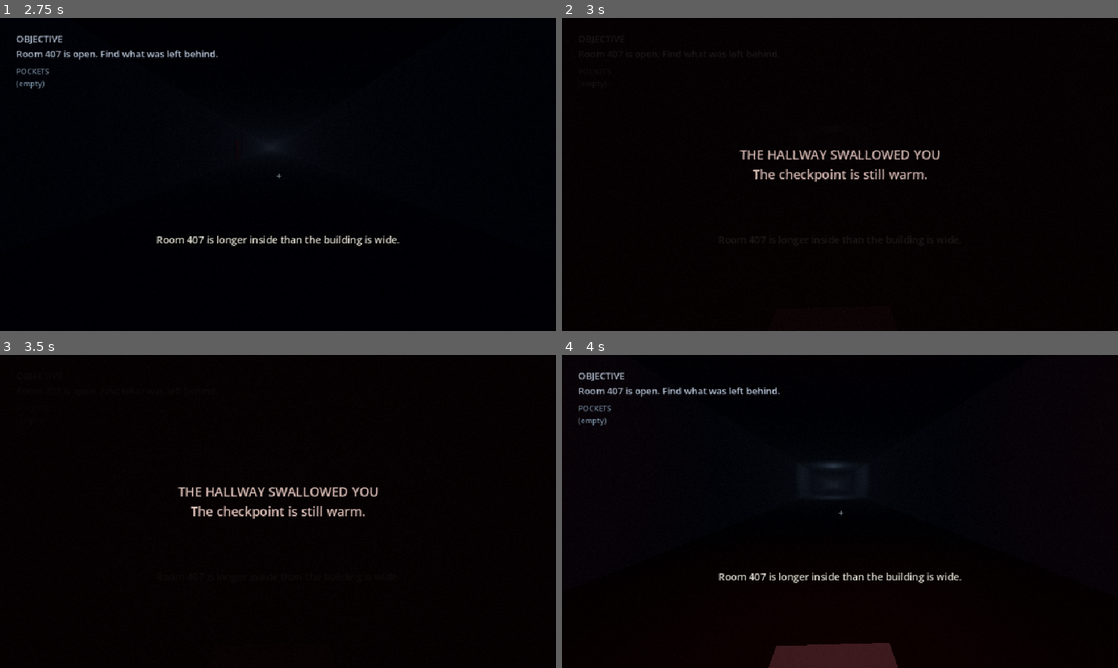
Above: before the commit, frames 1-4 (two rows, left to right).
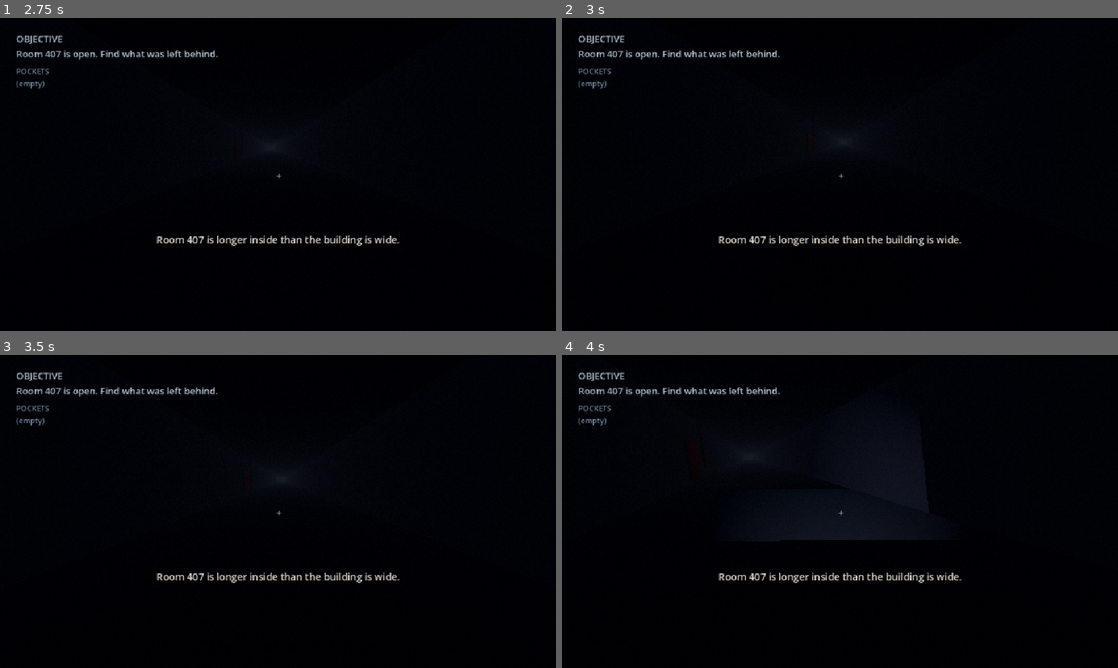
Above: after the commit, the same moments.

Repository: JasonTM17/Horror_Game_Funny
Game: Godot game, scene res://tests/checkpoint-layout-test.tscn
The game is run twice, just before and just after one commit, with the same random seed, the same clock (stepped at 60 frames per second) and the same inputs. This scene is started directly instead of the project's main scene.
Inputs (mouse positions are in pixels of both pictures, inside the frame that each line leads up to):
- Up to frame 1 (2.75 s): tap Enter at 0.5 s; move the mouse to (305, 174) at 0.52 s; hold F (flashlight) 0.53-1.28 s; hold W (move_forward) from 0.53 s (still down); tap Space at 1.25 s; move the mouse to (250, 174) at 1.27 s; tap E (interact) at 1.35 s; move the mouse to (289, 168) at 2.02 s; hold Backspace (show_objective) from 2.03 s (still down)
- Up to frame 2 (3 s): keep holding W (move_forward); tap Enter at 2.75 s; move the mouse to (834, 180) at 2.77 s; release Backspace (show_objective) at 2.78 s; tap Shift (sprint) at 2.85 s
- Up to frame 3 (3.5 s): keep holding W (move_forward)
- Up to frame 4 (4 s): move the mouse to (1006, 558) at 3.52 s; release W (move_forward) at 3.53 s; hold A (move_left) from 3.53 s (still down); hold F (flashlight) from 3.53 s (still down)

Frame 1 is identical in both runs. In frame 2, 2.6% of the frame differs, in the area x 2-72%, y 5-73%; in frame 3, 2.7%; in frame 4, 3.1%, in the area x 33-64%, y 31-100%.

Commit message:
fix(chase): bound entity search and align floor body

Diff:
--- a/scripts/world/chase-entity.gd
+++ b/scripts/world/chase-entity.gd
@@ -2,6 +2,15 @@
 
 @export var speed := 3.0
 @export var detection_range := 24.0
+@export var stalk_speed_multiplier := 0.38
+@export var lost_speed_multiplier := 0.55
+@export var search_speed_multiplier := 0.3
+@export var appear_duration := 0.7
+@export var stalk_duration := 1.0
+@export var lost_target_duration := 1.6
+@export var search_duration := 2.4
+@export_range(1, 8, 1) var max_search_cycles := 2
+
 var target: Node3D
 var active := false
 var _director: Node
@@ -13,11 +22,13 @@
 var _agent: NavigationAgent3D
 var _los_timer := 0.0
 var _target_visible := true
+var _search_cycles := 0
 
 func setup(player: Node3D, director: Node) -> void:
 	target = player
 	_director = director
 	state = State.DORMANT
+	_last_target_position = player.global_position
 	_agent = NavigationAgent3D.new()
 	_agent.path_desired_distance = 0.6
 	_agent.target_desired_distance = 1.0
@@ -25,19 +36,31 @@
 	add_child(_agent)
 
 func start_chase() -> void:
+	if active and state != State.DESPAWN:
+		return
 	active = true
+	visible = true
+	velocity = Vector3.ZERO
+	_search_cycles = 0
+	_los_timer = 0.0
+	if is_instance_valid(target):
+		_last_target_position = target.global_position
 	if state == State.DESPAWN:
 		state = State.DORMANT
 	_transition_to(State.APPEAR)
 
 func stop_chase() -> void:
 	active = false
+	visible = false
 	_transition_to(State.DESPAWN)
+	velocity = Vector3.ZERO
 
 func _physics_process(delta: float) -> void:
 	if not active or not is_instance_valid(target):
+		velocity = Vector3.ZERO
 		return
 	if target.global_position.z > WorldLayout.CHASE_TRIGGER_Z + 25.0:
+		velocity = Vector3.ZERO
 		if _director != null:
 			_director.fail_chase()
 		return
@@ -45,38 +68,91 @@
 		stop_chase()
 		return
 	_state_time += delta
+	_update_visibility(delta)
+	_advance_state()
+	if state == State.DORMANT or state == State.APPEAR or state == State.DESPAWN:
+		velocity = Vector3.ZERO
+		_face_position(target.global_position)
+		return
+	var destination := _movement_destination()
+	_move_toward(destination, _movement_speed())
+	if (state == State.STALK or state == State.CHASE) and global_position.distance_to(target.global_position) < 1.25 and _director != null:
+		_director.fail_chase()
+
+func _update_visibility(delta: float) -> void:
 	_los_timer -= delta
-	if _los_timer <= 0.0:
-		_los_timer = 0.2
-		_target_visible = _has_line_of_sight()
-	if state == State.APPEAR and _state_time > 0.7:
-		_transition_to(State.STALK)
-	if state == State.STALK and _state_time > 1.0:
-		_transition_to(State.CHASE)
-	if state == State.LOST_TARGET and _state_time > 1.6:
-		_transition_to(State.SEARCH)
-	if state == State.DESPAWN:
-		return
-	var offset := target.global_position - global_position
-	if _target_visible:
+	if _los_timer > 0.0:
+		return
+	_los_timer = 0.2
+	_target_visible = _has_line_of_sight()
+	var target_is_detectable := global_position.distance_to(target.global_position) <= detection_range
+	if _target_visible and (state == State.APPEAR or state == State.STALK or state == State.CHASE or target_is_detectable):
 		_last_target_position = target.global_position
-	if state == State.CHASE and (not _target_visible or offset.length() > detection_range):
-		_transition_to(State.LOST_TARGET)
-	if state == State.SEARCH:
-		offset = _last_target_position - global_position
-	elif _navigation_ready():
-		_agent.target_position = target.global_position
+
+func _advance_state() -> void:
+	var target_distance := global_position.distance_to(target.global_position)
+	match state:
+		State.APPEAR:
+			if _state_time >= appear_duration:
+				_transition_to(State.STALK)
+		State.STALK:
+			if _state_time >= stalk_duration:
+				_transition_to(State.CHASE)
+		State.CHASE:
+			if not _target_visible or target_distance > detection_range:
+				_transition_to(State.LOST_TARGET)
+		State.LOST_TARGET:
+			if _target_visible and target_distance <= detection_range:
+				_transition_to(State.CHASE)
+			elif _state_time >= lost_target_duration:
+				_transition_to(State.SEARCH)
+		State.SEARCH:
+			if _target_visible and target_distance <= detection_range:
+				_transition_to(State.CHASE)
+			elif _state_time >= search_duration:
+				if _search_cycles >= maxi(1, max_search_cycles):
+					_transition_to(State.DESPAWN)
+				else:
+					_transition_to(State.LOST_TARGET)
+
+func _movement_destination() -> Vector3:
+	if state == State.STALK and _target_visible:
+		return target.global_position
+	if state == State.CHASE:
+		return target.global_position
+	return _last_target_position
+
+func _movement_speed() -> float:
+	match state:
+		State.STALK:
+			return speed * stalk_speed_multiplier
+		State.LOST_TARGET:
+			return speed * lost_speed_multiplier
+		State.SEARCH:
+			return speed * search_speed_multiplier
+		State.CHASE:
+			return speed
+	return 0.0
+
+func _move_toward(destination: Vector3, movement_speed: float) -> void:
+	var offset := destination - global_position
+	if _navigation_ready():
+		_agent.target_position = destination
 		var next_point := _agent.get_next_path_position()
 		if next_point != Vector3.ZERO:
 			offset = next_point - global_position
-	if offset.length() > 0.1:
-		velocity = offset.normalized() * speed
+	offset.y = 0.0
+	if offset.length() <= 0.1 or movement_speed <= 0.0:
+		velocity = Vector3.ZERO
+	else:
+		velocity = offset.normalized() * movement_speed
 		move_and_slide()
-	look_at(Vector3(target.global_position.x, global_position.y, target.global_position.z), Vector3.UP)
-	if state == State.SEARCH and offset.length() < 1.0:
-		_transition_to(State.CHASE)
-	if global_position.distance_to(target.global_position) < 1.25 and _director != null:
-		_director.fail_chase()
+	_face_position(destination)
+
+func _face_position(position: Vector3) -> void:
+	var look_position := Vector3(position.x, global_position.y, position.z)
+	if global_position.distance_squared_to(look_position) > 0.0025:
+		look_at(look_position, Vector3.UP)
 
 func _navigation_ready() -> bool:
 	if _agent == null or get_world_3d() == null:
@@ -105,12 +181,20 @@
 		State.APPEAR: [State.STALK, State.DESPAWN],
 		State.STALK: [State.CHASE, State.SEARCH, State.DESPAWN],
 		State.SEARCH: [State.CHASE, State.LOST_TARGET, State.DESPAWN],
-		State.CHASE: [State.SEARCH, State.LOST_TARGET, State.DESPAWN],
-		State.LOST_TARGET: [State.SEARCH, State.DESPAWN],
+		State.CHASE: [State.LOST_TARGET, State.DESPAWN],
+		State.LOST_TARGET: [State.SEARCH, State.CHASE, State.DESPAWN],
 		State.DESPAWN: []
 	}
 	if not allowed.get(state, []).has(next_state):
 		return
 	state = next_state
 	_state_time = 0.0
+	if state == State.SEARCH:
+		_search_cycles += 1
+	elif state == State.CHASE:
+		_search_cycles = 0
+	if state == State.DESPAWN:
+		active = false
+		visible = false
+		velocity = Vector3.ZERO
 	state_changed.emit(state)
--- a/scripts/world/chase-sequence-controller.gd
+++ b/scripts/world/chase-sequence-controller.gd
@@ -104,17 +104,21 @@
 
 func _build_entity_body() -> void:
 	var mesh := MeshInstance3D.new()
+	mesh.name = "EntityBody"
 	var capsule := CapsuleMesh.new()
 	capsule.radius = 0.45
 	capsule.height = 2.5
 	mesh.mesh = capsule
+	mesh.position.y = 1.25
 	mesh.material_override = LevelGeometry.material(Color(0.015, 0.008, 0.012))
 	entity.add_child(mesh)
 	var shape := CollisionShape3D.new()
+	shape.name = "EntityCollider"
 	var capsule_shape := CapsuleShape3D.new()
 	capsule_shape.radius = 0.42
 	capsule_shape.height = 2.4
 	shape.shape = capsule_shape
+	shape.position.y = 1.2
 	entity.add_child(shape)
 
 func _fail_corridor_lights() -> void:
--- a/tests/checkpoint-layout-test.gd
+++ b/tests/checkpoint-layout-test.gd
@@ -95,10 +95,89 @@
 	gameplay.add_child(chase_entity)
 	chase_entity.setup(player, gameplay)
 	chase_entity.start_chase()
-	await get_tree().create_timer(0.8).timeout
-	if not _require(chase_entity.state == chase_entity.State.STALK, "enemy never reaches stalk state"): return
+	var appear_origin := chase_entity.global_position
+	for _frame in 18:
+		await get_tree().physics_frame
+	if not _require(chase_entity.state == chase_entity.State.APPEAR, "enemy skipped its warning appearance"): return
+	if not _require(chase_entity.global_position.distance_to(appear_origin) < 0.01 and is_zero_approx(chase_entity.velocity.length()), "enemy moved during its warning appearance"): return
+	if not _require(await _wait_for_entity_state(chase_entity, chase_entity.State.STALK), "enemy never reaches stalk state"): return
+	var stalk_origin := chase_entity.global_position
+	for _frame in 12:
+		await get_tree().physics_frame
+	var stalk_distance := chase_entity.global_position.distance_to(stalk_origin)
+	if not _require(chase_entity.state == chase_entity.State.STALK and stalk_distance > 0.05, "enemy did not visibly stalk before chasing"): return
+	if not _require(absf(chase_entity.velocity.length() - chase_entity.speed * chase_entity.stalk_speed_multiplier) < 0.05, "stalk state does not use its authored speed"): return
+	if not _require(await _wait_for_entity_state(chase_entity, chase_entity.State.CHASE), "enemy never reaches chase state"): return
+	var chase_origin := chase_entity.global_position
+	for _frame in 12:
+		await get_tree().physics_frame
+	var measured_chase_distance := chase_entity.global_position.distance_to(chase_origin)
+	if not _require(chase_entity.state == chase_entity.State.CHASE and measured_chase_distance > stalk_distance * 1.7, "full chase is not materially faster than stalking"): return
+	if not _require(absf(chase_entity.velocity.length() - chase_entity.speed) < 0.05, "chase state does not use its authored speed"): return
 	if not _require(chase_entity.speed > player.walk_speed, "enemy cannot catch a walking player"): return
 	if not _require(chase_entity.speed < player.walk_speed * player.sprint_multiplier, "enemy makes a full sprint escape impossible"): return
+	var pause_position := chase_entity.global_position
+	var pause_state_time: float = float(chase_entity._state_time)
+	get_tree().paused = true
+	await get_tree().process_frame
+	OS.delay_msec(120)
+	await get_tree().process_frame
+	var chase_stayed_paused := chase_entity.global_position.distance_to(pause_position) < 0.01 and is_equal_approx(chase_entity._state_time, pause_state_time)
+	get_tree().paused = false
+	await get_tree().process_frame
+	if not _require(chase_stayed_paused, "chase simulation advanced while the game was paused"): return
+	var recorded_last_seen: Vector3 = chase_entity._last_target_position
+	chase_entity.lost_target_duration = 0.12
+	chase_entity.search_duration = 0.5
+	var occluder_z := (chase_entity.global_position.z + player.global_position.z) * 0.5
+	var chase_occluder := LevelGeometry.add_box(gameplay, "ChaseLosOccluder", Vector3(0, 1.5, occluder_z), Vector3(8.0, 3.0, 0.4), Color(0.01, 0.01, 0.01))
+	await get_tree().physics_frame
+	chase_entity._los_timer = 0.0
+	if not _require(await _wait_for_entity_state(chase_entity, chase_entity.State.LOST_TARGET, 20), "occluded enemy never enters lost-target state"): return
+	player.global_position += Vector3(0, 0, -6.0)
+	if not _require(chase_entity._movement_destination().distance_to(recorded_last_seen) < 0.05, "lost enemy tracks the hidden player instead of the last seen position"): return
+	if not _require(await _wait_for_entity_state(chase_entity, chase_entity.State.SEARCH, 30), "lost enemy never enters search state"): return
+	if not _require(chase_entity._last_target_position.distance_to(recorded_last_seen) < 0.05, "search state leaked the hidden player's position"): return
+	if not _require(is_equal_approx(chase_entity._movement_speed(), chase_entity.speed * chase_entity.search_speed_multiplier), "search state does not use its authored movement speed"): return
+	chase_occluder.queue_free()
+	await get_tree().process_frame
+	await get_tree().physics_frame
+	player.global_position = chase_entity.global_position + Vector3(0, 0, -8.0)
+	chase_entity._los_timer = 0.0
+	if not _require(await _wait_for_entity_state(chase_entity, chase_entity.State.CHASE, 30), "enemy did not reacquire a visible nearby player"): return
+	player.global_position = chase_entity.global_position + Vector3(0, 0, -20.0)
+	chase_entity._los_timer = 0.0
+	await get_tree().physics_frame
+	await get_tree().physics_frame
+	var far_last_seen_distance: float = chase_entity._last_target_position.distance_to(chase_entity.global_position)
+	if not _require(chase_entity.state == chase_entity.State.CHASE and far_last_seen_distance >= 18.0, "bounded-search fixture did not record a far visible target (state=%s, last_seen_distance=%.2f, visible=%s)" % [chase_entity.state, far_last_seen_distance, chase_entity._target_visible]): return
+	chase_entity.max_search_cycles = 1
+	chase_entity.lost_target_duration = 0.05
+	chase_entity.search_duration = 0.05
+	var persistent_occluder_z := (chase_entity.global_position.z + player.global_position.z) * 0.5
+	var persistent_occluder := LevelGeometry.add_box(gameplay, "PersistentChaseLosOccluder", Vector3(0, 1.5, persistent_occluder_z), Vector3(8.0, 3.0, 0.4), Color(0.01, 0.01, 0.01))
+	await get_tree().physics_frame
+	chase_entity._los_timer = 0.0
+	if not _require(await _wait_for_entity_state(chase_entity, chase_entity.State.DESPAWN, 60), "persistent target loss left the enemy searching forever"): return
+	var despawn_origin := chase_entity.global_position
+	await get_tree().create_timer(0.1).timeout
+	if not _require(not chase_entity.active and not chase_entity.visible and is_zero_approx(chase_entity.velocity.length()), "despawned enemy retained active or visible chase state"): return
+	if not _require(chase_entity.global_position.distance_to(despawn_origin) < 0.01, "despawned enemy continued moving"): return
+	persistent_occluder.queue_free()
+	await get_tree().process_frame
+	await get_tree().physics_frame
+	chase_entity.start_chase()
+	if not _require(chase_entity.active and chase_entity.visible and chase_entity.state == chase_entity.State.APPEAR, "despawned enemy did not restart cleanly"): return
+	player.global_position = Vector3(0, 0.02, WorldLayout.EXIT_Z - 8.1)
+	await get_tree().physics_frame
+	await get_tree().physics_frame
+	if not _require(chase_entity.state == chase_entity.State.DESPAWN and not chase_entity.active and not chase_entity.visible, "exit boundary left a visible or active enemy"): return
+	var exit_despawn_origin := chase_entity.global_position
+	player.global_position = Vector3(0, 0.02, WorldLayout.CHASE_RESPAWN_Z)
+	await get_tree().create_timer(0.1).timeout
+	if not _require(chase_entity.global_position.distance_to(exit_despawn_origin) < 0.01 and not chase_entity.active, "backtracking restarted an escaped enemy without a chase reset"): return
+	chase_entity.start_chase()
+	if not _require(chase_entity.visible and chase_entity._last_target_position.distance_to(player.global_position) < 0.05, "checkpoint restart retained stale target memory"): return
 	gameplay._chase.entity = chase_entity
 	GameState.set_flag("chase_started")
 	player.global_position = Vector3(0, 0.02, WorldLayout.CHASE_TRIGGER_Z + 26.0)
@@ -144,6 +223,13 @@
 func _wait_for_node(parent: Node, node_name: String, max_frames := 30) -> bool:
 	for _frame in max_frames:
 		if parent.has_node(node_name):
+			return true
+		await get_tree().process_frame
+	return false
+
+func _wait_for_entity_state(entity: CharacterBody3D, expected_state: int, max_frames := 120) -> bool:
+	for _frame in max_frames:
+		if entity.state == expected_state:
 			return true
 		await get_tree().process_frame
 	return false
--- a/tests/progression-test.gd
+++ b/tests/progression-test.gd
@@ -206,9 +206,17 @@
 	director._process(0.0)
 	if not _require(GameState.stage == GameState.Stage.CHASE, "chase stage missing"): return
 	if not _require(is_instance_valid(director._chase.entity), "chase entity missing before capture test"): return
-	# Center the capsule above the floor and let the scheduled production physics
-	# path evaluate navigation, movement, collision recovery, and proximity.
-	director._chase.entity.global_position = player.global_position + Vector3(0, 1.1, 0.05)
+	var entity_body := director._chase.entity.get_node_or_null("EntityBody") as MeshInstance3D
+	var entity_collider := director._chase.entity.get_node_or_null("EntityCollider") as CollisionShape3D
+	if not _require(entity_body != null and is_equal_approx(entity_body.position.y, 1.25), "production enemy mesh is not centered above the floor"): return
+	if not _require(entity_collider != null and is_equal_approx(entity_collider.position.y, 1.2), "production enemy collider is not centered above the floor"): return
+	if not _require(absf(director._chase.entity.global_position.y - player.global_position.y) < 0.05, "production enemy root no longer follows the floor plane"): return
+	director._chase.entity.appear_duration = 0.01
+	director._chase.entity.stalk_duration = 0.01
+	if not _require(await _wait_for_entity_state(director._chase.entity, director._chase.entity.State.CHASE), "production enemy never armed its capture state"): return
+	# Keep the root on the floor plane so proximity exercises the same production
+	# mesh, collider, navigation, and recovery path used during gameplay.
+	director._chase.entity.global_position = player.global_position + Vector3(0, 0, 0.05)
 	director._chase.entity.velocity = Vector3.ZERO
 	await get_tree().physics_frame
 	await get_tree().physics_frame
@@ -324,3 +332,10 @@
 			return true
 		await get_tree().process_frame
 	return false
+
+func _wait_for_entity_state(entity: CharacterBody3D, expected_state: int, max_frames := 120) -> bool:
+	for _frame in max_frames:
+		if entity.state == expected_state:
+			return true
+		await get_tree().process_frame
+	return false
